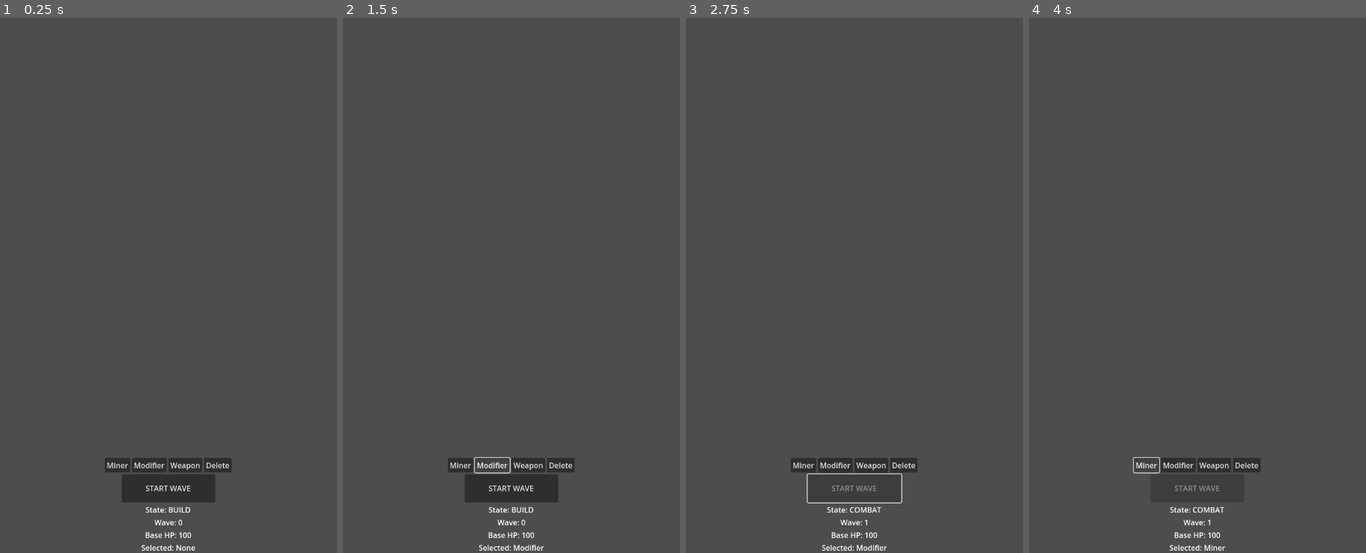
Above: before the commit, frames 1-4 (left to right).
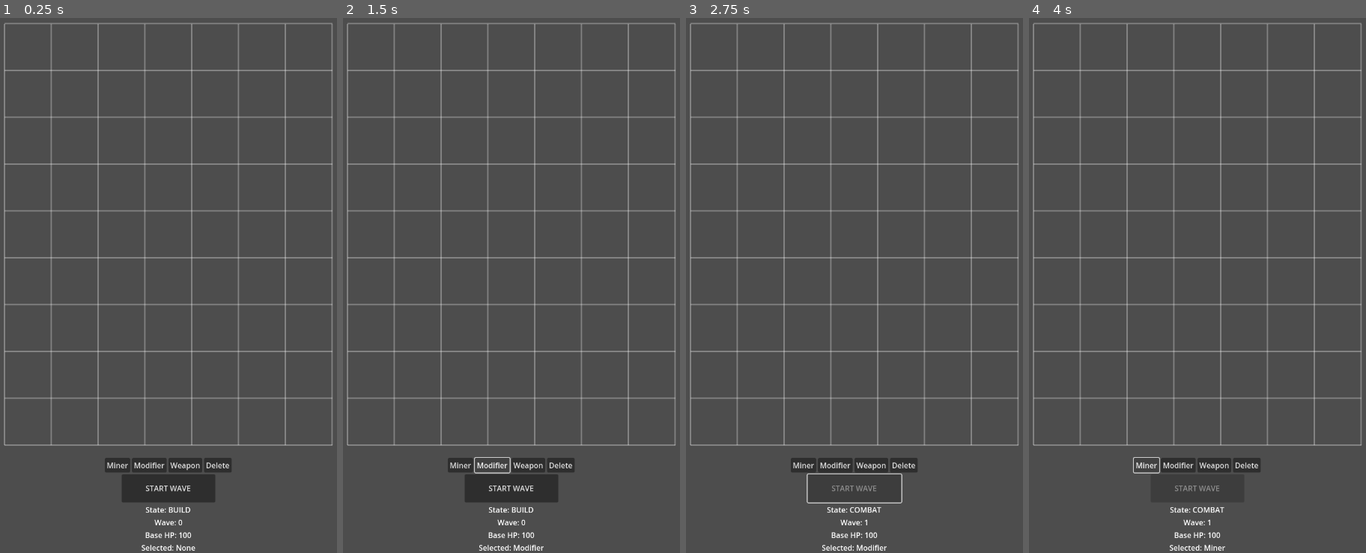
Above: after the commit, the same moments.

Repository: Spacesqueezer/Scrapline
Game: Godot game, scene res://scenes/main.tscn
Two runs of this game, one before a commit and one after it. Both use one fixed random seed, a clock stepped at 60 frames per second and the inputs below.
Inputs:
- Up to frame 1 (0.25 s): no input
- Up to frame 2 (1.5 s): click "Miner" at 0.5 s; click "Modifier" at 1.25 s
- Up to frame 3 (2.75 s): click "START WAVE" at 2 s
- Up to frame 4 (4 s): click "Weapon" at 2.75 s; click "Miner" at 3.5 s

The runs differ from the first frame. In frame 1, 5.4% of the frame differs, in the area x 1-99%, y 0-80%; in frame 2, 5.4%; in frame 3, 5.4%; in frame 4, 5.4%.

Commit message:
fix: Ensure buildings draw, inputs pass through UI, and grid stands out
Co-authored-by: Spacesqueezer <86262998+Spacesqueezer@users.noreply.github.com>

Diff:
--- a/project/scripts/BuildMenu.gd
+++ b/project/scripts/BuildMenu.gd
@@ -12,6 +12,11 @@
 signal on_start_wave_pressed()
 
 func _ready():
+	# Ensure the UI doesn't block grid clicks where it's transparent
+	mouse_filter = Control.MOUSE_FILTER_IGNORE
+	$VBoxContainer.mouse_filter = Control.MOUSE_FILTER_IGNORE
+	$VBoxContainer/HBoxContainer.mouse_filter = Control.MOUSE_FILTER_IGNORE
+
 	start_wave_button.pressed.connect(func(): on_start_wave_pressed.emit())
 
 	# Connect build buttons (Mocking UI data for now)
--- a/project/scripts/Building.gd
+++ b/project/scripts/Building.gd
@@ -30,6 +30,7 @@
 func setup(p_data: ModuleData, p_grid_pos: Vector2i):
 	data = p_data
 	grid_position = p_grid_pos
+	queue_redraw()
 
 func receive_payload(payload: Payload):
 	# Base class logic. Override in subclasses.
--- a/project/scripts/GridManager.gd
+++ b/project/scripts/GridManager.gd
@@ -29,6 +29,8 @@
 		# Use local mouse position to account for the GridManager's node offset on screen
 		var local_pos = get_local_mouse_position()
 		var grid_pos = world_to_grid(local_pos)
+
+		print("Input at local_pos: ", local_pos, " | grid_pos: ", grid_pos, " | Valid: ", is_valid_pos(grid_pos))
 
 		if is_valid_pos(grid_pos) and current_selected_building != "":
 			if current_selected_building == "Delete":
@@ -70,11 +72,11 @@
 		place_module(grid_pos, new_building)
 
 func _draw():
-	# Отрисовываем сетку для прототипа
+	# Отрисовываем сетку для прототипа (используем белый цвет, чтобы было видно на сером фоне)
 	for x in range(grid_size.x + 1):
-		draw_line(Vector2(x * cell_size, 0), Vector2(x * cell_size, grid_size.y * cell_size), Color(0.3, 0.3, 0.3, 0.5), 1.0)
+		draw_line(Vector2(x * cell_size, 0), Vector2(x * cell_size, grid_size.y * cell_size), Color(1.0, 1.0, 1.0, 0.3), 3.0)
 	for y in range(grid_size.y + 1):
-		draw_line(Vector2(0, y * cell_size), Vector2(grid_size.x * cell_size, y * cell_size), Color(0.3, 0.3, 0.3, 0.5), 1.0)
+		draw_line(Vector2(0, y * cell_size), Vector2(grid_size.x * cell_size, y * cell_size), Color(1.0, 1.0, 1.0, 0.3), 3.0)
 
 ## Converts world position to grid coordinates
 func world_to_grid(pos: Vector2) -> Vector2i:
